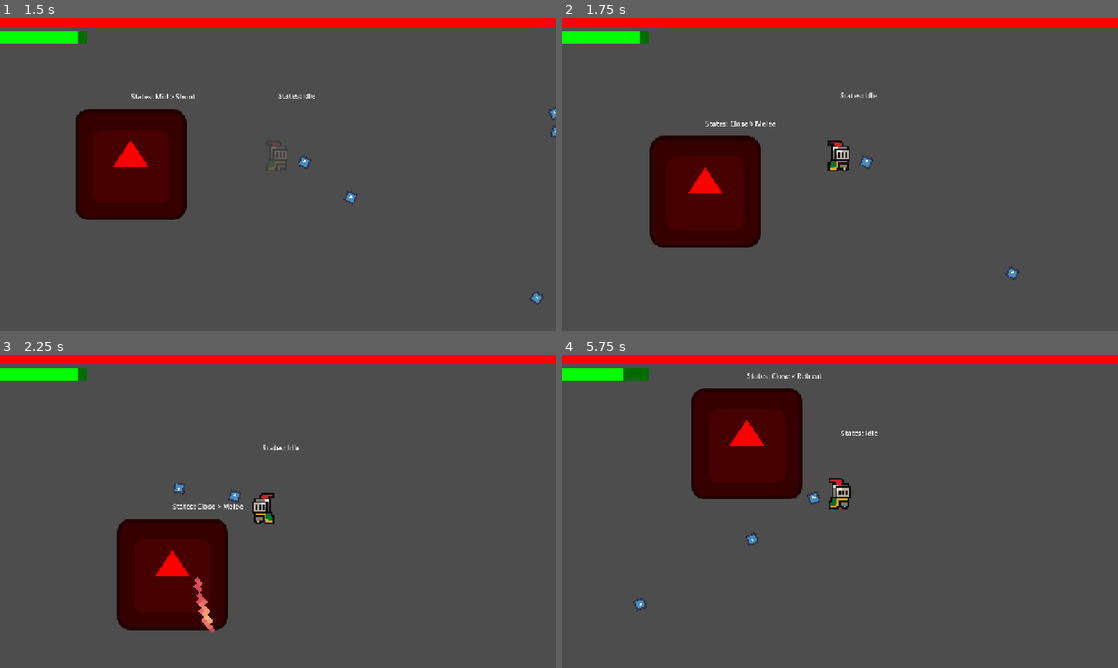
Above: before the commit, frames 1-4 (two rows, left to right).
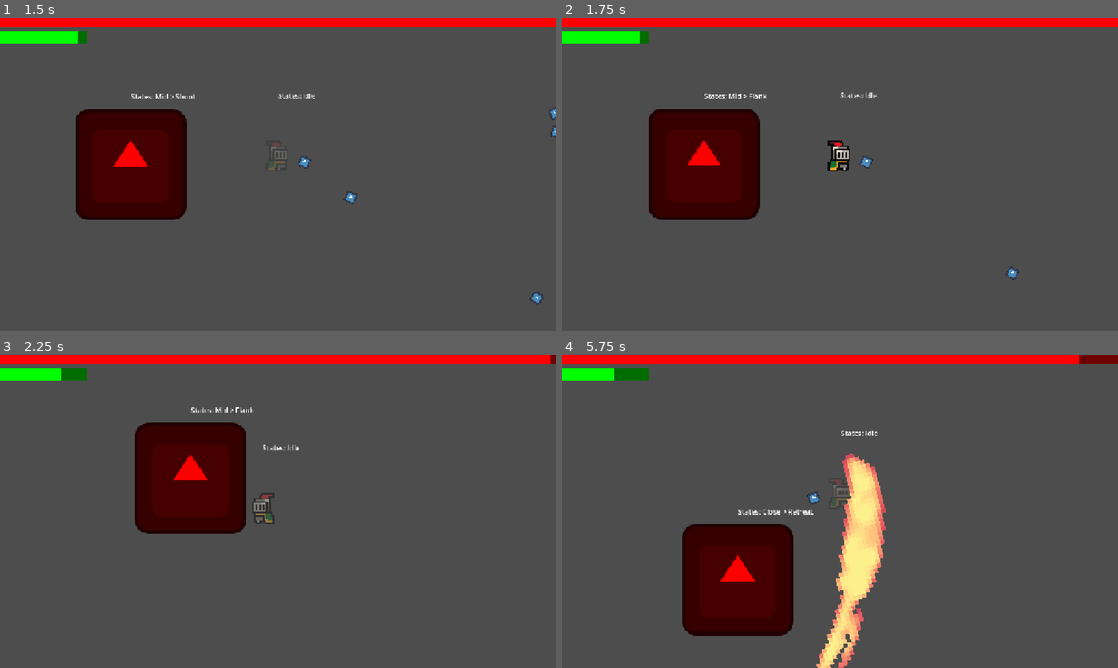
Above: after the commit, the same moments.

Repository: andyhi93/godot-FSM-boss-template
Game: Godot game, scene res://Scenes/Main.tscn
The game is run twice, just before and just after one commit, with the same random seed, the same clock (stepped at 60 frames per second) and the same inputs. The engine's default icon, where the game draws it, is replaced by a stand-in: a white triangle on a blue panel in a dark square.
Inputs (mouse positions are in pixels of both pictures, inside the frame that each line leads up to):
- Up to frame 1 (1.5 s): move the mouse to (250, 237) at 0.52 s; press the mouse at (250, 237) at 0.53 s; hold W (move_up) from 0.53 s (still down); move the mouse to (444, 221) at 1.27 s; release the mouse at (444, 221) at 1.28 s; click (444, 221) at 1.35 s
- Up to frame 2 (1.75 s): keep holding W (move_up)
- Up to frame 3 (2.25 s): move the mouse to (111, 464) at 2.02 s; release W (move_up) at 2.03 s; press the mouse at (111, 464) at 2.03 s; hold A (move_left) from 2.03 s (still down)
- Up to frame 4 (5.75 s): move the mouse to (867, 511) at 2.77 s; release the mouse at (867, 511) at 2.78 s; click (867, 511) at 2.85 s; move the mouse to (756, 433) at 3.52 s; release A (move_left) at 3.53 s; press the mouse at (756, 433) at 3.53 s; hold S (move_down) 3.53-4.28 s; move the mouse to (962, 495) at 4.27 s; release the mouse at (962, 495) at 4.28 s; hold D (move_right) 4.28-5.03 s; click (962, 495) at 4.35 s; move the mouse to (728, 527) at 5.02 s; press the mouse at (728, 527) at 5.03 s; hold W (move_up) from 5.03 s (still down)

Frame 1 is identical in both runs. In frame 2, 4.5% of the frame differs, in the area x 15-39%, y 23-74%; in frame 3, 13%; in frame 4, 19%, in the area x 9-100%, y 0-100%.

Commit message:
Fix SelectState bugs

Diff:
--- a/Scenes/boss.tscn
+++ b/Scenes/boss.tscn
@@ -27,7 +27,7 @@
 point_count = 4
 
 [sub_resource type="Curve" id="Curve_hbq6j"]
-_data = [Vector2(0, 0), 0.0, 0.0, 0, 0, Vector2(0.34862387, 0.15975618), 0.0, 0.0, 0, 0, Vector2(0.63302755, 0.99207324), 0.0, 0.0, 0, 0, Vector2(1, 1), 0.0, 0.0, 0, 0]
+_data = [Vector2(0, 0), 0.0, 0.0, 0, 0, Vector2(0.37619048, 0.18490565), 0.0, 0.0, 0, 0, Vector2(0.7047619, 1), 4.301886, 4.301886, 0, 0, Vector2(1, 1), 0.0, 0.0, 0, 0]
 point_count = 4
 
 [node name="Boss" type="CharacterBody2D" unique_id=1474349574 groups=["Enemy"]]
--- a/Scripts/Boss/boss.gd
+++ b/Scripts/Boss/boss.gd
@@ -34,7 +34,7 @@
 # ⏳ 擴充型冷卻系統 (Dictionary)
 @export var max_cooldowns: Dictionary = {
 	"dash": 5.0,
-	"melee": 2.0,
+	"melee": 20.0,
 	"shoot": 6.0
 }
 # ⏳ 內部計時器 (純粹用來倒數)
--- a/Scripts/FSM/ApproachState.gd
+++ b/Scripts/FSM/ApproachState.gd
@@ -17,4 +17,5 @@
 	if time > 2:
 		is_complete = true
 func exit():
+	super.exit()
 	core.velocity = Vector2.ZERO
--- a/Scripts/FSM/CloseState.gd
+++ b/Scripts/FSM/CloseState.gd
@@ -6,7 +6,7 @@
 
 func do_update(_delta: float):
 	# 子狀態做完再選下一個
-	if machine.state.is_complete:
+	if machine.state and machine.state.is_complete:
 		pick_action()
 
 func pick_action():
--- a/Scripts/FSM/DashState.gd
+++ b/Scripts/FSM/DashState.gd
@@ -24,9 +24,9 @@
 	# 進入狀態時先做第一次情報更新
 	_update_target_info_during_windup()
 	print("time: ",time)
+	print("Dash complete: ",is_complete)
 
 func fixed_do(delta: float):
-
 	# ✅ 1. 前搖蓄力階段：每個物理幀都在瘋狂重新鎖定玩家的最新位置
 	if time < windup_time:
 		core.velocity = Vector2.ZERO
@@ -75,6 +75,8 @@
 		is_complete = true
 
 func exit():
+	super.exit()
+	print("dash exit")
 	core.velocity = Vector2.ZERO
 
 # 抽出來的專用函式：蓄力期間專用，同時咬住方向與最新預期距離
--- a/Scripts/FSM/FarState.gd
+++ b/Scripts/FSM/FarState.gd
@@ -3,6 +3,7 @@
 func enter():
 	super.enter()
 	pick_action()
+	print("Far iscomplete: ",is_complete)
 
 func do_update(_delta: float):
 	if machine.state and machine.state.is_complete:
--- a/Scripts/FSM/FlankState.gd
+++ b/Scripts/FSM/FlankState.gd
@@ -1,7 +1,7 @@
 extends State
 
 @export var flank_speed: float = 250.0
-@export var target_distance: float = 300.0 # Boss 想要保持的繞圈半徑
+@export var target_distance: float = 150.0 # Boss 想要保持的繞圈半徑
 @export var duration: float = 3.0          # 迂迴要持續幾秒
 var orbit_direction: int = 1               # 1 = 順時針, -1 = 逆時針
 
--- a/Scripts/FSM/MeleeState.gd
+++ b/Scripts/FSM/MeleeState.gd
@@ -40,4 +40,5 @@
 		is_complete = true
 
 func exit():
+	super.exit()
 	core.velocity = Vector2.ZERO
--- a/Scripts/FSM/MidState.gd
+++ b/Scripts/FSM/MidState.gd
@@ -19,13 +19,17 @@
 		elif randf() < 0.7:
 			set_state(core.shoot_state) # 有機率硬開（壓力）
 		else:
-			is_complete = true
-			set_state(core.flank_state)
+			if machine.state == core.flank_state:
+				is_complete = true
+			else:
+				set_state(core.flank_state)
 	else:
 		# ✅ 一階 → 比較合理的攻擊節奏
 
 		if core.is_skill_ready(shoot_cd):
 			set_state(core.shoot_state)
 		else:
-			is_complete = true
-			set_state(core.flank_state)
+			if machine.state == core.flank_state:
+				is_complete = true
+			else:
+				set_state(core.flank_state)
--- a/Scripts/FSM/RetreatState.gd
+++ b/Scripts/FSM/RetreatState.gd
@@ -39,4 +39,5 @@
 		is_complete = true
 
 func exit():
+	super.exit()
 	core.velocity = Vector2.ZERO
--- a/Scripts/FSM/State.gd
+++ b/Scripts/FSM/State.gd
@@ -26,7 +26,10 @@
 	if(core.name=="Boss"): print(core.name+": "+name)
 func do_update(_delta: float): pass
 func fixed_do(_delta: float): pass
-func exit(): pass
+func exit():
+	if machine and machine.state:
+		machine.state.exit()
+		machine.state = null
 
 # --- 階層式分發 (對應 DoBranch / FixedDoBranch) ---
 func do_branch(delta: float):
--- a/Scripts/FSM/StateMachine.gd
+++ b/Scripts/FSM/StateMachine.gd
@@ -3,7 +3,7 @@
 var state: State
 
 func set_state(new_state: State, force_reset: bool = false):
-	if state != new_state or force_reset:
+	if state != new_state or force_reset or (state and state.is_complete):
 		if state:
 			state.exit()
 		state = new_state
